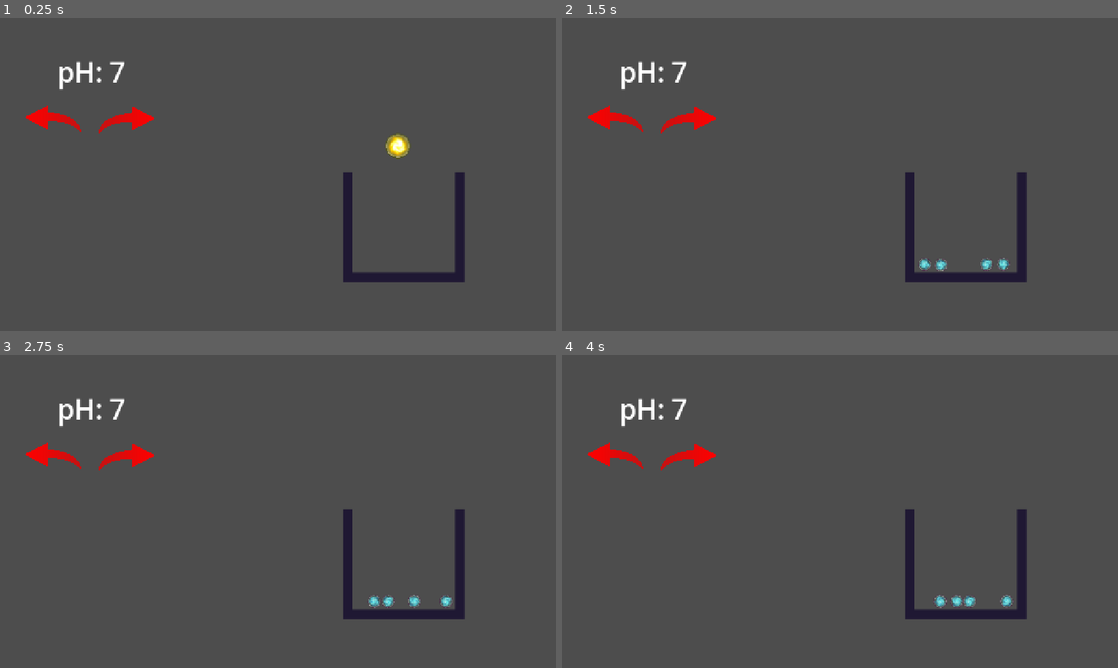
Above: before the commit, frames 1-4 (two rows, left to right).
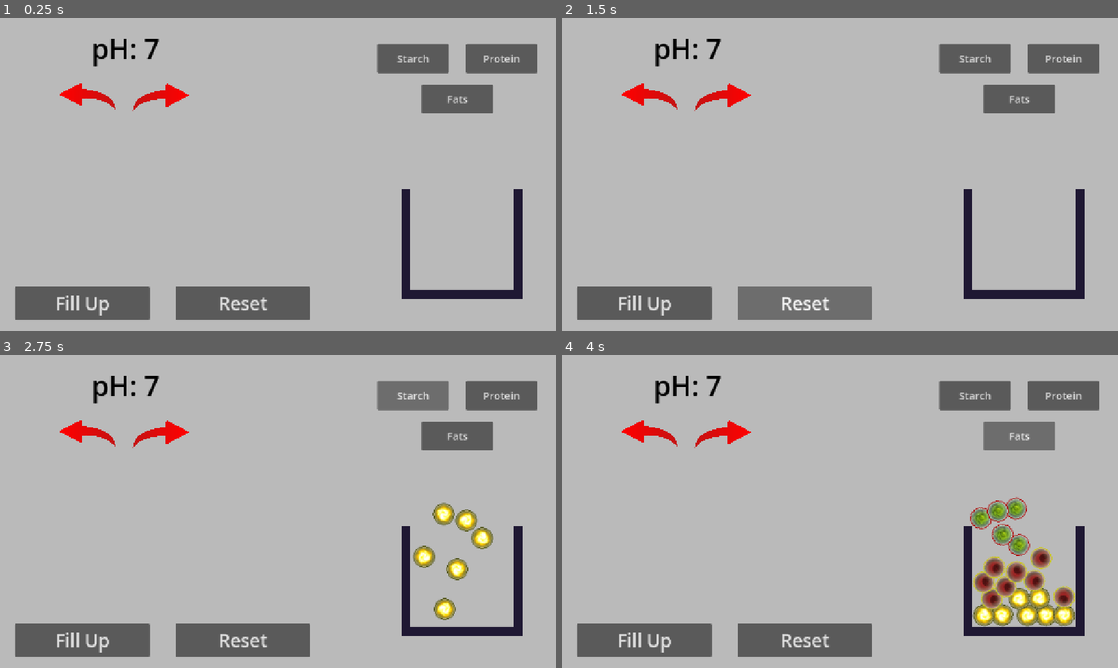
Above: after the commit, the same moments.

Repository: Fae-aof/Digestion-Junction
Game: Godot game, scene res://Solution Making/solution_maker.tscn
Same seed, same stepped clock (60 frames per second), same inputs: the game is played once before the commit and once after it.
Inputs (mouse positions are in pixels of both pictures, inside the frame that each line leads up to):
- Up to frame 1 (0.25 s): no input
- Up to frame 2 (1.5 s): click (645, 302) at 0.5 s, where only the run after the commit has a clickable "Fill Up"; click (806, 302) at 1.25 s, where only the run after the commit has a clickable "Reset"
- Up to frame 3 (2.75 s): click (411, 395) at 2 s, where only the run after the commit has a clickable "Starch"
- Up to frame 4 (4 s): click (1062, 395) at 2.75 s, where only the run after the commit has a clickable "Protein"; click (1017, 436) at 3.5 s, where only the run after the commit has a clickable "Fats"

The runs differ from the first frame. In frame 1, 92% of the frame differs, in the area x 0-100%, y 0-100%; in frame 2, 94%; in frame 3, 93%; in frame 4, 93%.

Commit message:
Fill up and reset buttons, multiple molecules and buttons to spawn them
- made fill up button
- added spawner for the nutrient molecules
- make starch molecules break down in contact with solution
- made different molecules (starch, protein and fats)
- added buttons to create different molecules
- added reset button

Diff:
--- /dev/null
+++ b/digestion-junction/Nutrients/Fats.tscn
@@ -0,0 +1,52 @@
+[gd_scene format=3 uid="uid://cn8ju2mvij2b"]
+
+[ext_resource type="Texture2D" uid="uid://c3aqf3x6jet74" path="res://Milestone 1 Sprites/rotating_orbs.png" id="2_w0smy"]
+
+[sub_resource type="AtlasTexture" id="AtlasTexture_ojb6k"]
+atlas = ExtResource("2_w0smy")
+region = Rect2(0, 192, 32, 32)
+
+[sub_resource type="AtlasTexture" id="AtlasTexture_rlhlp"]
+atlas = ExtResource("2_w0smy")
+region = Rect2(32, 192, 32, 32)
+
+[sub_resource type="AtlasTexture" id="AtlasTexture_w0smy"]
+atlas = ExtResource("2_w0smy")
+region = Rect2(64, 192, 32, 32)
+
+[sub_resource type="AtlasTexture" id="AtlasTexture_eu0ob"]
+atlas = ExtResource("2_w0smy")
+region = Rect2(96, 192, 32, 32)
+
+[sub_resource type="SpriteFrames" id="SpriteFrames_1vivr"]
+animations = [{
+"frames": [{
+"duration": 1.0,
+"texture": SubResource("AtlasTexture_ojb6k")
+}, {
+"duration": 1.0,
+"texture": SubResource("AtlasTexture_rlhlp")
+}, {
+"duration": 1.0,
+"texture": SubResource("AtlasTexture_w0smy")
+}, {
+"duration": 1.0,
+"texture": SubResource("AtlasTexture_eu0ob")
+}],
+"loop": 1,
+"name": &"Starch",
+"speed": 5.0
+}]
+
+[sub_resource type="CircleShape2D" id="CircleShape2D_1vivr"]
+radius = 21.095022
+
+[node name="Fats" type="RigidBody2D" unique_id=521101774 groups=["fats"]]
+
+[node name="AnimatedSprite2D" type="AnimatedSprite2D" parent="." unique_id=1397026834]
+scale = Vector2(2.1, 2.1)
+sprite_frames = SubResource("SpriteFrames_1vivr")
+animation = &"Starch"
+
+[node name="CollisionShape2D" type="CollisionShape2D" parent="." unique_id=1651516721]
+shape = SubResource("CircleShape2D_1vivr")
--- a/digestion-junction/Nutrients/Maltose.tscn
+++ b/digestion-junction/Nutrients/Maltose.tscn
@@ -44,14 +44,14 @@
 }]
 
 [sub_resource type="CircleShape2D" id="CircleShape2D_1vivr"]
-radius = 14.0
+radius = 12.0415945
 
 [node name="Maltose" type="RigidBody2D" unique_id=521101774]
 physics_material_override = SubResource("PhysicsMaterial_g6usb")
 script = ExtResource("1_ndrgn")
 
 [node name="AnimatedSprite2D" type="AnimatedSprite2D" parent="." unique_id=1397026834]
-scale = Vector2(1.285, 1.285)
+scale = Vector2(1.19, 1.19)
 sprite_frames = SubResource("SpriteFrames_1vivr")
 animation = &"Maltose"
 
--- /dev/null
+++ b/digestion-junction/Nutrients/Protein.tscn
@@ -0,0 +1,52 @@
+[gd_scene format=3 uid="uid://d1tamq3kgnvad"]
+
+[ext_resource type="Texture2D" uid="uid://c3aqf3x6jet74" path="res://Milestone 1 Sprites/rotating_orbs.png" id="2_ywt6l"]
+
+[sub_resource type="AtlasTexture" id="AtlasTexture_eu0ob"]
+atlas = ExtResource("2_ywt6l")
+region = Rect2(0, 160, 32, 32)
+
+[sub_resource type="AtlasTexture" id="AtlasTexture_opi8c"]
+atlas = ExtResource("2_ywt6l")
+region = Rect2(32, 160, 32, 32)
+
+[sub_resource type="AtlasTexture" id="AtlasTexture_qqrlv"]
+atlas = ExtResource("2_ywt6l")
+region = Rect2(64, 160, 32, 32)
+
+[sub_resource type="AtlasTexture" id="AtlasTexture_kulsc"]
+atlas = ExtResource("2_ywt6l")
+region = Rect2(96, 160, 32, 32)
+
+[sub_resource type="SpriteFrames" id="SpriteFrames_1vivr"]
+animations = [{
+"frames": [{
+"duration": 1.0,
+"texture": SubResource("AtlasTexture_eu0ob")
+}, {
+"duration": 1.0,
+"texture": SubResource("AtlasTexture_opi8c")
+}, {
+"duration": 1.0,
+"texture": SubResource("AtlasTexture_qqrlv")
+}, {
+"duration": 1.0,
+"texture": SubResource("AtlasTexture_kulsc")
+}],
+"loop": 1,
+"name": &"Starch",
+"speed": 5.0
+}]
+
+[sub_resource type="CircleShape2D" id="CircleShape2D_1vivr"]
+radius = 21.095022
+
+[node name="Protein" type="RigidBody2D" unique_id=521101774 groups=["protein"]]
+
+[node name="AnimatedSprite2D" type="AnimatedSprite2D" parent="." unique_id=1397026834]
+scale = Vector2(2.1, 2.1)
+sprite_frames = SubResource("SpriteFrames_1vivr")
+animation = &"Starch"
+
+[node name="CollisionShape2D" type="CollisionShape2D" parent="." unique_id=1651516721]
+shape = SubResource("CircleShape2D_1vivr")
--- a/digestion-junction/Nutrients/Starch.tscn
+++ b/digestion-junction/Nutrients/Starch.tscn
@@ -40,13 +40,13 @@
 }]
 
 [sub_resource type="CircleShape2D" id="CircleShape2D_1vivr"]
-radius = 25.079872
+radius = 21.095022
 
 [node name="Starch" type="RigidBody2D" unique_id=521101774 groups=["starch"]]
 script = ExtResource("1_lqs2g")
 
 [node name="AnimatedSprite2D" type="AnimatedSprite2D" parent="." unique_id=1397026834]
-scale = Vector2(2.465, 2.465)
+scale = Vector2(2.1, 2.1)
 sprite_frames = SubResource("SpriteFrames_1vivr")
 animation = &"Starch"
 
--- a/digestion-junction/Nutrients/starch.gd
+++ b/digestion-junction/Nutrients/starch.gd
@@ -12,6 +12,6 @@
 func break_into_maltose():
 	for i in starch_length:
 		var maltose = maltose_scene.instantiate()
-		maltose.global_position = global_position + Vector2(randf_range(-0.1, 0.1), randf_range(-0.1, 0.1))
-		get_parent().add_child(maltose)
+		get_parent().add_child.call_deferred(maltose)
+		maltose.set_deferred("global_position", global_position + Vector2(randf_range(-0.1, 0.1), randf_range(-0.1, 0.1)))
 	queue_free()
--- a/digestion-junction/Solution Making/solution.gd
+++ b/digestion-junction/Solution Making/solution.gd
@@ -2,19 +2,21 @@
 
 @onready var liquid: CollisionShape2D = $CollisionShape2D
 
-# Called when the node enters the scene tree for the first time.
-func _ready() -> void:
+# Called every frame. 'delta' is the elapsed time since the previous frame.
+func fill_up():
 	var rect_shape = liquid.shape as RectangleShape2D
 	var tween_p = create_tween()
 	tween_p.tween_property(liquid, "position", Vector2(0, -120), 0.5)
 	var tween_s = create_tween()
 	tween_s.tween_property(rect_shape, "size", Vector2(240, 260), 0.5)
 
-# Called every frame. 'delta' is the elapsed time since the previous frame.
-func _process(delta: float) -> void:
-	pass
-
-
 func _on_body_entered(body: Node2D) -> void:
 	if body.is_in_group("starch"):
 		body.break_into_maltose()
+
+func empty():
+	var rect_shape = liquid.shape as RectangleShape2D
+	var tween_p = create_tween()
+	tween_p.tween_property(liquid, "position", Vector2(0, 0), 0.5)
+	var tween_s = create_tween()
+	tween_s.tween_property(rect_shape, "size", Vector2(240, 5), 0.5)
--- a/digestion-junction/Solution Making/solution_maker.gd
+++ b/digestion-junction/Solution Making/solution_maker.gd
@@ -1,6 +1,8 @@
 extends CanvasLayer
 
 @onready var pH_label: Label = $pH
+@onready var solution: Area2D = $Solution
+@onready var spawner: Node2D = $Spawner
 
 var pH = 7
 
@@ -20,3 +22,13 @@
 func _on_decrease_p_h_pressed() -> void:
 	pH -= 1
 	set_pH()
+
+
+func _on_fill_up_pressed() -> void:
+	solution.fill_up()
+
+func _on_reset_pressed() -> void:
+	solution.empty()
+	var all_molecules = spawner.get_children()
+	for i in all_molecules:
+		i.queue_free()
--- a/digestion-junction/Solution Making/solution_maker.tscn
+++ b/digestion-junction/Solution Making/solution_maker.tscn
@@ -3,55 +3,116 @@
 [ext_resource type="Script" uid="uid://bkhst1y0o17i8" path="res://Solution Making/solution_maker.gd" id="1_l5vax"]
 [ext_resource type="Texture2D" uid="uid://dadnwwjlpeg53" path="res://Milestone 1 Sprites/arrow.png" id="2_pidr5"]
 [ext_resource type="PackedScene" uid="uid://c0ygwenkoxpd2" path="res://Solution Making/solution.tscn" id="3_d2d64"]
-[ext_resource type="PackedScene" uid="uid://b5tw7q72jl324" path="res://Nutrients/Starch.tscn" id="3_pidr5"]
 [ext_resource type="PackedScene" uid="uid://bkcfulmrtllt3" path="res://Solution Making/container.tscn" id="4_g6usb"]
+[ext_resource type="PackedScene" uid="uid://co71wxdgxlkv" path="res://Spawner/spawner.tscn" id="6_jpax7"]
+
+[sub_resource type="StyleBoxFlat" id="StyleBoxFlat_1vivr"]
+bg_color = Color(0.7313315, 0.7313315, 0.7313314, 1)
 
 [node name="Solution Maker" type="CanvasLayer" unique_id=447134398]
 script = ExtResource("1_l5vax")
 
 [node name="Panel" type="Panel" parent="." unique_id=936418971]
-visible = false
 anchors_preset = 15
 anchor_right = 1.0
 anchor_bottom = 1.0
 grow_horizontal = 2
 grow_vertical = 2
+theme_override_styles/panel = SubResource("StyleBoxFlat_1vivr")
 
 [node name="pH" type="Label" parent="." unique_id=923362954]
-offset_left = 132.0
-offset_top = 80.0
-offset_right = 279.0
-offset_bottom = 167.0
+offset_left = 210.51999
+offset_top = 27.0
+offset_right = 366.52
+offset_bottom = 114.0
+theme_override_colors/font_color = Color(0, 0, 0, 1)
 theme_override_font_sizes/font_size = 63
 text = "pH: 7"
 horizontal_alignment = 1
 
 [node name="Increase pH" type="Button" parent="." unique_id=1389431035]
-offset_left = 226.00002
-offset_top = 203.00002
-offset_right = 2234.0
-offset_bottom = 1220.0
+offset_left = 304.52002
+offset_top = 150.00002
+offset_right = 2312.52
+offset_bottom = 1167.0
 scale = Vector2(0.065, 0.065)
 icon = ExtResource("2_pidr5")
 flat = true
 
 [node name="Decrease pH" type="Button" parent="." unique_id=1050763025]
-offset_left = 188.0
-offset_top = 201.0
-offset_right = 2196.0
-offset_bottom = 1218.0
+offset_left = 266.52
+offset_top = 148.0
+offset_right = 2274.52
+offset_bottom = 1165.0
 scale = Vector2(-0.065, 0.065)
 icon = ExtResource("2_pidr5")
 flat = true
 
-[node name="Starch" parent="." unique_id=521101774 instance=ExtResource("3_pidr5")]
-position = Vector2(916, 266)
-
 [node name="Container" parent="." unique_id=1660461192 instance=ExtResource("4_g6usb")]
-position = Vector2(927, 470)
+position = Vector2(1061, 509)
 
 [node name="Solution" parent="." unique_id=135502296 instance=ExtResource("3_d2d64")]
-position = Vector2(928, 575)
+position = Vector2(1071, 640)
+
+[node name="Fill up" type="Button" parent="." unique_id=783053967]
+offset_left = 35.0
+offset_top = 618.0
+offset_right = 345.0
+offset_bottom = 695.0
+theme_override_font_sizes/font_size = 42
+text = "Fill Up"
+
+[node name="Reset" type="Button" parent="." unique_id=268417150]
+offset_left = 404.0
+offset_top = 618.0
+offset_right = 714.0
+offset_bottom = 695.0
+theme_override_font_sizes/font_size = 42
+text = "Reset"
+
+[node name="Spawner" parent="." unique_id=261790585 instance=ExtResource("6_jpax7")]
+position = Vector2(1056, 356)
+
+[node name="Starch button" type="Button" parent="." unique_id=1074081082]
+anchors_preset = 1
+anchor_left = 1.0
+anchor_right = 1.0
+offset_left = -411.0
+offset_top = 60.0
+offset_right = -247.0
+offset_bottom = 127.0
+grow_horizontal = 0
+theme_override_font_sizes/font_size = 24
+text = "Starch"
+
+[node name="Protein button" type="Button" parent="." unique_id=2125614504]
+anchors_preset = 1
+anchor_left = 1.0
+anchor_right = 1.0
+offset_left = -207.0
+offset_top = 60.0
+offset_right = -43.0
+offset_bottom = 127.0
+grow_horizontal = 0
+theme_override_font_sizes/font_size = 24
+text = "Protein"
+
+[node name="Fats button" type="Button" parent="." unique_id=477598013]
+anchors_preset = 1
+anchor_left = 1.0
+anchor_right = 1.0
+offset_left = -309.0
+offset_top = 153.0
+offset_right = -145.0
+offset_bottom = 220.0
+grow_horizontal = 0
+theme_override_font_sizes/font_size = 24
+text = "Fats"
 
 [connection signal="pressed" from="Increase pH" to="." method="_on_increase_p_h_pressed"]
 [connection signal="pressed" from="Decrease pH" to="." method="_on_decrease_p_h_pressed"]
+[connection signal="pressed" from="Fill up" to="." method="_on_fill_up_pressed"]
+[connection signal="pressed" from="Reset" to="." method="_on_reset_pressed"]
+[connection signal="pressed" from="Starch button" to="Spawner" method="_on_starch_button_pressed"]
+[connection signal="pressed" from="Protein button" to="Spawner" method="_on_protein_button_pressed"]
+[connection signal="pressed" from="Fats button" to="Spawner" method="_on_fats_button_pressed"]
--- /dev/null
+++ b/digestion-junction/Spawner/spawner.gd
@@ -0,0 +1,38 @@
+extends Node2D
+
+@onready var starch_scene = preload("res://Nutrients/Starch.tscn")
+@onready var proteins_scene = preload("res://Nutrients/Protein.tscn")
+@onready var fats_scene = preload("res://Nutrients/Fats.tscn")
+@onready var top_left: Marker2D = $Top_Left
+@onready var bottom_right: Marker2D = $Bottom_Right
+
+var nutrient_scene
+var x
+var y
+
+@export var limit = 8
+
+# Called when the node enters the scene tree for the first time.
+func _ready() -> void:
+	x = bottom_right.position.x
+	y = bottom_right.position.y
+
+func spawn_nutrients():
+	for i in limit:
+		var nutrient = nutrient_scene.instantiate()
+		nutrient.global_position = Vector2(randf_range(-x, x), randf_range(-y, y))
+		add_child(nutrient)
+		await get_tree().create_timer(0.1).timeout
+
+func _on_starch_button_pressed() -> void:
+	nutrient_scene = starch_scene
+	spawn_nutrients()
+
+
+func _on_protein_button_pressed() -> void:
+	nutrient_scene = proteins_scene
+	spawn_nutrients()
+
+func _on_fats_button_pressed() -> void:
+	nutrient_scene = fats_scene
+	spawn_nutrients()
--- /dev/null
+++ b/digestion-junction/Spawner/spawner.tscn
@@ -0,0 +1,12 @@
+[gd_scene format=3 uid="uid://co71wxdgxlkv"]
+
+[ext_resource type="Script" uid="uid://cspjapkojkq3s" path="res://Spawner/spawner.gd" id="1_10h3l"]
+
+[node name="Spawner" type="Node2D" unique_id=261790585]
+script = ExtResource("1_10h3l")
+
+[node name="Top_Left" type="Marker2D" parent="." unique_id=1804534324]
+position = Vector2(-82, -26)
+
+[node name="Bottom_Right" type="Marker2D" parent="." unique_id=41511551]
+position = Vector2(90, 16)
--- a/digestion-junction/project.godot
+++ b/digestion-junction/project.godot
@@ -29,6 +29,8 @@
 [global_group]
 
 starch=""
+protein=""
+fats=""
 
 [physics]
 
Not shown, added: digestion-junction/Spawner/spawner.gd.uid
